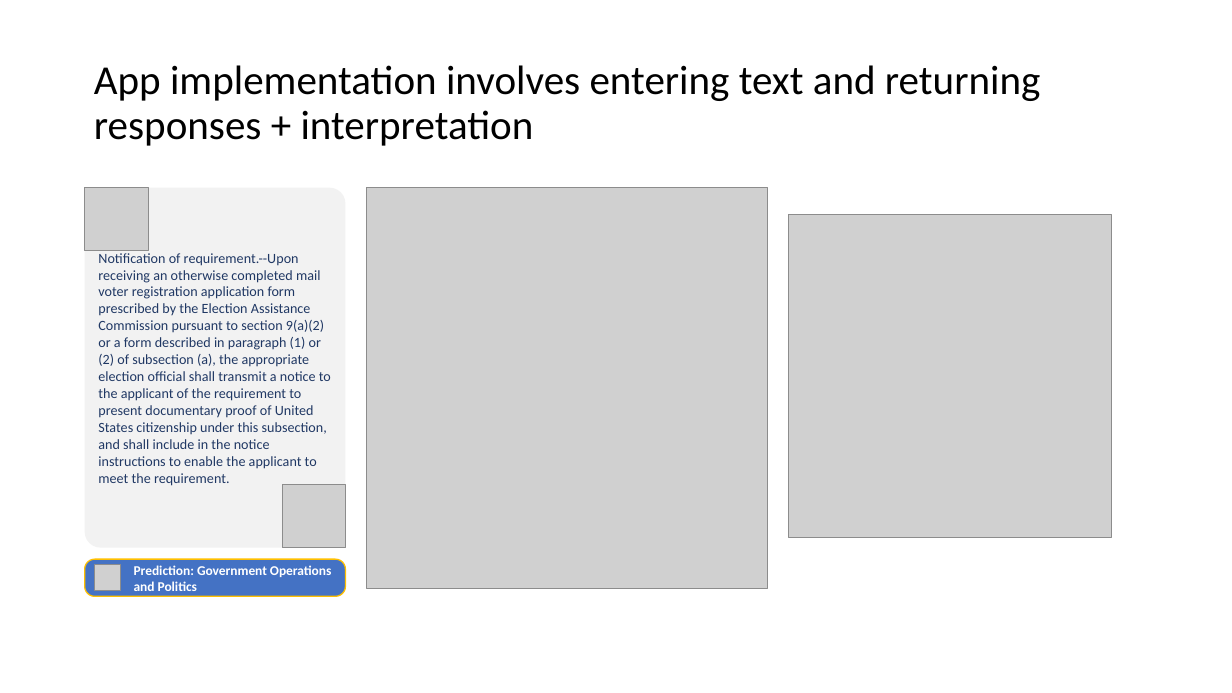
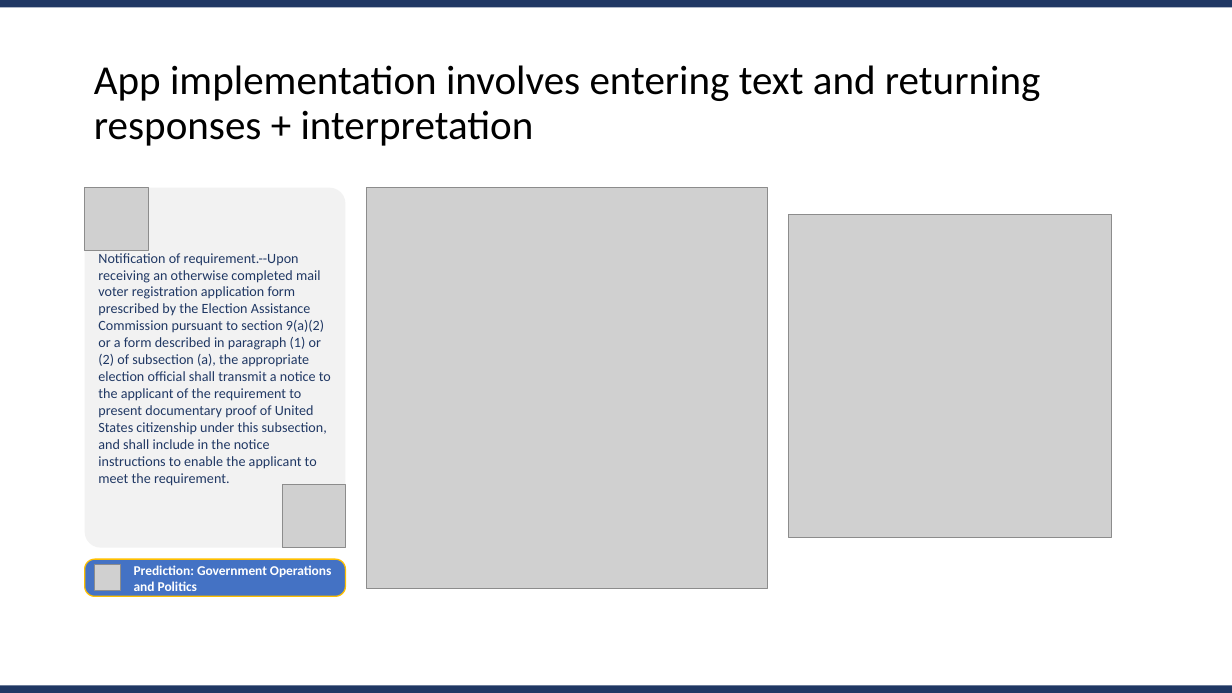
Before and after one commit to jbugli-NJ/FinalProject-Group3, a slide deck: slide 9 of Final-Group-Presentation/Final-Group-Presentation.pptx. Drawn at 1232x693 pixels with LibreOffice and Linux fonts; fonts in the diff are those of the drawing; grey boxes stand for pictures. Boxes give left, top, right and bottom in pixels: in the first picture for what was removed or moved away, otherwise in the second. Text is boxed around its words. In the diff, an @@ line names an element or a change of style, - is before the commit and + after.

```diff
--- a/Final-Group-Presentation/Final-Group-Presentation.pptx
+++ b/Final-Group-Presentation/Final-Group-Presentation.pptx
@@ rectangle added at bbox=[0, 0, 1232, 7], fill #203864 @@
@@ rectangle added at bbox=[0, 686, 1232, 693], fill #203864 @@
```
Also in this commit, not shown: 9 other slides changed, 6 other files.
